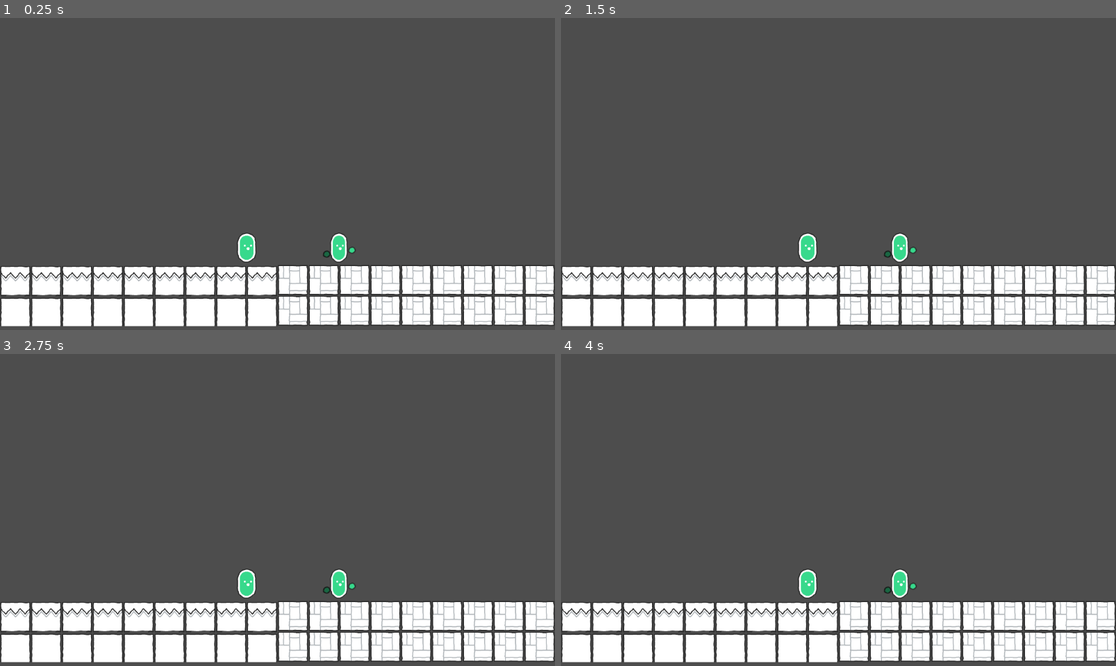
Above: before the commit, frames 1-4 (two rows, left to right).
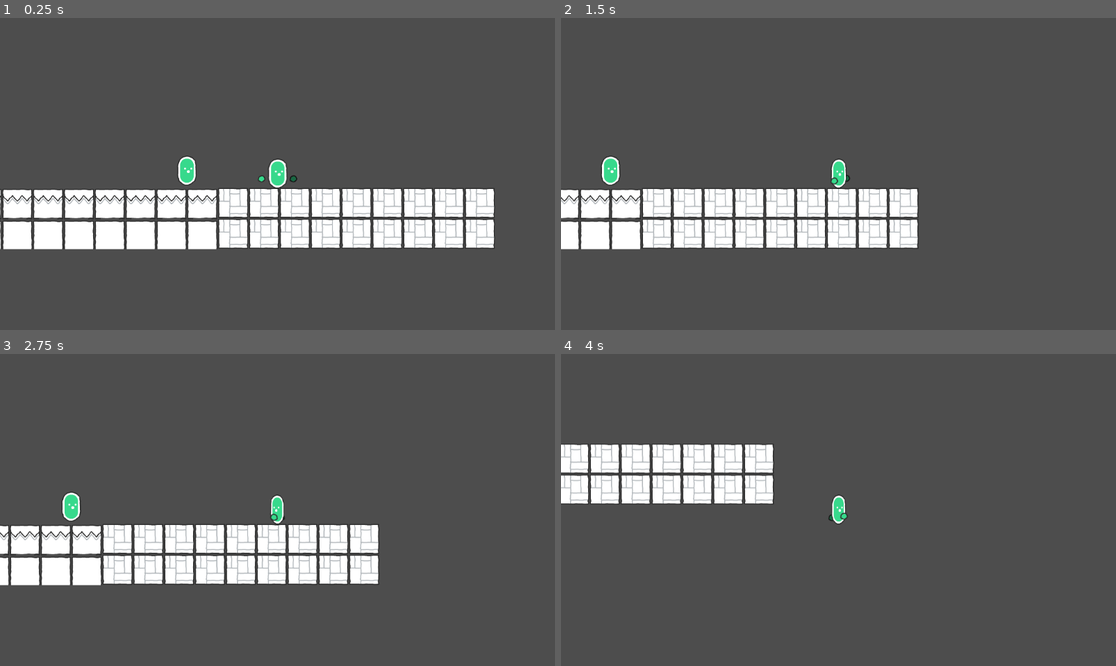
Above: after the commit, the same moments.

Repository: kung-fu-mari/collab_test
Game: Godot game, scene res://AnimationPlayerTest.tscn
The game is run twice, just before and just after one commit, with the same random seed, the same clock (stepped at 60 frames per second) and the same inputs.
Inputs:
- Up to frame 1 (0.25 s): no input
- Up to frame 2 (1.5 s): tap Enter at 0.5 s; hold D (right, bound only after the commit) from 0.53 s (still down); tap W (up, bound only after the commit) at 0.6, 0.77, 1.07, 1.35 s
- Up to frame 3 (2.75 s): tap W (up, bound only after the commit) at 1.52, 1.82, 2.1 s; release D (right, bound only after the commit) at 2.03 s; hold A (left, bound only after the commit) from 2.03 s (still down)
- Up to frame 4 (4 s): release A (left, bound only after the commit) at 2.78 s; hold D (right, bound only after the commit) from 2.78 s (still down); tap W (up, bound only after the commit) at 2.85, 3.02, 3.32, 3.6, 3.77 s

The runs differ from the first frame. In frame 1, 34% of the frame differs, in the area x 0-100%, y 44-99%; in frame 2, 30%; in frame 3, 30%; in frame 4, 25%.

Commit message:
add basic movement and anim to player

Diff:
--- a/AnimationPlayerTest.tscn
+++ b/AnimationPlayerTest.tscn
@@ -175,7 +175,9 @@
 0:7/0 = 0
 1:7/0 = 0
 2:7/0 = 0
+2:7/0/physics_layer_0/polygon_0/points = PackedVector2Array(-32, -32, 32, -32, 32, 32, -32, 32)
 3:7/0 = 0
+3:7/0/physics_layer_0/polygon_0/points = PackedVector2Array(-32, -32, 32, -32, 32, 32, -32, 32)
 4:7/0 = 0
 5:7/0 = 0
 6:7/0 = 0
@@ -215,6 +217,7 @@
 
 [sub_resource type="TileSet" id="TileSet_r3y5b"]
 tile_size = Vector2i(64, 64)
+physics_layer_0/collision_layer = 1
 sources/0 = SubResource("TileSetAtlasSource_0eagq")
 
 [node name="Main" type="Node2D"]
@@ -232,6 +235,7 @@
 speed_scale = 0.746
 
 [node name="BeanHands" parent="." instance=ExtResource("2_ulds4")]
+position = Vector2(700, 478)
 
 [node name="TileMapLayer" type="TileMapLayer" parent="."]
 tile_map_data = PackedByteArray("AAAAAAgAAAADAAcAAAABAAgAAAADAAcAAAACAAgAAAADAAcAAAADAAgAAAADAAcAAAAEAAgAAAADAAcAAAAFAA …(496 unchanged characters)…
--- a/Scenes/Player.tscn
+++ b/Scenes/Player.tscn
@@ -1,7 +1,12 @@
-[gd_scene load_steps=6 format=3 uid="uid://cgd31hrfo382p"]
+[gd_scene load_steps=8 format=3 uid="uid://cgd31hrfo382p"]
 
+[ext_resource type="Script" path="res://Scripts/Player/Player.gd" id="1_5q1ek"]
 [ext_resource type="Texture2D" uid="uid://b0pa4o86nlq7c" path="res://scribble/PNG/Default/character_handGreen.png" id="1_lbe2p"]
 [ext_resource type="Texture2D" uid="uid://dsls1ivjrksm7" path="res://scribble/PNG/Default/character_roundGreen.png" id="2_txsri"]
+
+[sub_resource type="CapsuleShape2D" id="CapsuleShape2D_ufpgo"]
+radius = 14.0
+height = 56.0
 
 [sub_resource type="Animation" id="Animation_tefw2"]
 resource_name = "RESET"
@@ -9,7 +14,7 @@
 tracks/0/type = "value"
 tracks/0/imported = false
 tracks/0/enabled = true
-tracks/0/path = NodePath("BodySprite:scale")
+tracks/0/path = NodePath("SpriteContainer/BodySprite:scale")
 tracks/0/interp = 1
 tracks/0/loop_wrap = true
 tracks/0/keys = {
@@ -21,7 +26,7 @@
 tracks/1/type = "value"
 tracks/1/imported = false
 tracks/1/enabled = true
-tracks/1/path = NodePath("RightHandSprite:position")
+tracks/1/path = NodePath("SpriteContainer/RightHandSprite:position")
 tracks/1/interp = 1
 tracks/1/loop_wrap = true
 tracks/1/keys = {
@@ -33,7 +38,7 @@
 tracks/2/type = "value"
 tracks/2/imported = false
 tracks/2/enabled = true
-tracks/2/path = NodePath("LeftHandSprite:position")
+tracks/2/path = NodePath("SpriteContainer/LeftHandSprite:position")
 tracks/2/interp = 1
 tracks/2/loop_wrap = true
 tracks/2/keys = {
@@ -51,7 +56,7 @@
 tracks/0/type = "value"
 tracks/0/imported = false
 tracks/0/enabled = true
-tracks/0/path = NodePath("BodySprite:scale")
+tracks/0/path = NodePath("SpriteContainer/BodySprite:scale")
 tracks/0/interp = 1
 tracks/0/loop_wrap = true
 tracks/0/keys = {
@@ -63,7 +68,7 @@
 tracks/1/type = "value"
 tracks/1/imported = false
 tracks/1/enabled = true
-tracks/1/path = NodePath("RightHandSprite:position")
+tracks/1/path = NodePath("SpriteContainer/RightHandSprite:position")
 tracks/1/interp = 1
 tracks/1/loop_wrap = true
 tracks/1/keys = {
@@ -75,7 +80,7 @@
 tracks/2/type = "value"
 tracks/2/imported = false
 tracks/2/enabled = true
-tracks/2/path = NodePath("LeftHandSprite:position")
+tracks/2/path = NodePath("SpriteContainer/LeftHandSprite:position")
 tracks/2/interp = 1
 tracks/2/loop_wrap = true
 tracks/2/keys = {
@@ -91,24 +96,30 @@
 "run": SubResource("Animation_4h225")
 }
 
-[node name="BeanHands" type="Node2D"]
-position = Vector2(703, 478)
+[node name="BeanHands" type="CharacterBody2D"]
+script = ExtResource("1_5q1ek")
 
-[node name="LeftHandSprite" type="Sprite2D" parent="."]
-modulate = Color(0.476578, 0.476578, 0.476578, 1)
-position = Vector2(-24.8324, 12.3892)
-texture = ExtResource("1_lbe2p")
-
-[node name="BodySprite" type="Sprite2D" parent="."]
-position = Vector2(0.500035, 0)
-scale = Vector2(0.900064, 1)
-texture = ExtResource("2_txsri")
-
-[node name="RightHandSprite" type="Sprite2D" parent="."]
-position = Vector2(27.5687, 4.30916)
-texture = ExtResource("1_lbe2p")
+[node name="CollisionShape2D" type="CollisionShape2D" parent="."]
+shape = SubResource("CapsuleShape2D_ufpgo")
 
 [node name="AnimationPlayer" type="AnimationPlayer" parent="."]
 libraries = {
 "": SubResource("AnimationLibrary_xo7ga")
 }
+
+[node name="SpriteContainer" type="Sprite2D" parent="."]
+
+[node name="LeftHandSprite" type="Sprite2D" parent="SpriteContainer"]
+modulate = Color(0.476578, 0.476578, 0.476578, 1)
+position = Vector2(33, 10)
+texture = ExtResource("1_lbe2p")
+
+[node name="BodySprite" type="Sprite2D" parent="SpriteContainer"]
+position = Vector2(0.500035, 0)
+texture = ExtResource("2_txsri")
+
+[node name="RightHandSprite" type="Sprite2D" parent="SpriteContainer"]
+position = Vector2(-33, 10)
+texture = ExtResource("1_lbe2p")
+
+[node name="Camera2D" type="Camera2D" parent="."]
--- /dev/null
+++ b/Scripts/Player/Player.gd
@@ -0,0 +1,42 @@
+extends CharacterBody2D
+
+@onready var anim_player = $AnimationPlayer
+
+const SPEED = 300.0
+const JUMP_VELOCITY = -400.0
+
+# these two variables help stop
+# the animation player from restarting the run anim every physics frame
+# which causes mr bean to only do the first half of run anim
+var running = false
+var already_running = false
+
+func _physics_process(delta: float) -> void:
+	# Add the gravity.
+	if not is_on_floor():
+		velocity += get_gravity() * delta
+
+	# Handle jump.
+	if Input.is_action_just_pressed("up") and is_on_floor():
+		velocity.y = JUMP_VELOCITY
+
+	# Get the input direction and handle the movement/deceleration.
+	# As good practice, you should replace UI actions with custom gameplay actions.
+	var direction := Input.get_axis("left", "right")
+	if direction:
+		running = true
+		if direction < 0:
+			$SpriteContainer.scale.x = -1
+		else:
+			$SpriteContainer.scale.x = 1
+		velocity.x = direction * SPEED
+	else:
+		anim_player.pause()
+		running = false
+		already_running = false
+		velocity.x = move_toward(velocity.x, 0, SPEED)
+
+	if running == true and already_running == false:
+		already_running = true
+		anim_player.play('run')
+	move_and_slide()
--- a/project.godot
+++ b/project.godot
@@ -15,6 +15,39 @@
 config/features=PackedStringArray("4.3", "Forward Plus")
 config/icon="res://icon.svg"
 
+[input]
+
+up={
+"deadzone": 0.5,
+"events": [Object(InputEventKey,"resource_local_to_scene":false,"resource_name":"","device":-1,"window_id":0,"alt_pressed":false,"shift_pressed":false,"ctrl_pressed":false,"meta_pressed":false,"pressed":false,"keycode":0,"physical_keycode":87,"key_label":0,"unicode":119,"location":0,"echo":false,"script":null)
+, Object(InputEventKey,"resource_local_to_scene":false,"resource_name":"","device":-1,"window_id":0,"alt_pressed":false,"shift_pressed":false,"ctrl_pressed":false,"meta_pressed":false,"pressed":false,"keycode":0,"physical_keycode":4194320,"key_label":0,"unicode":0,"location":0,"echo":false,"script":null)
+]
+}
+down={
+"deadzone": 0.5,
+"events": [Object(InputEventKey,"resource_local_to_scene":false,"resource_name":"","device":-1,"window_id":0,"alt_pressed":false,"shift_pressed":false,"ctrl_pressed":false,"meta_pressed":false,"pressed":false,"keycode":0,"physical_keycode":83,"key_label":0,"unicode":115,"location":0,"echo":false,"script":null)
+, Object(InputEventKey,"resource_local_to_scene":false,"resource_name":"","device":-1,"window_id":0,"alt_pressed":false,"shift_pressed":false,"ctrl_pressed":false,"meta_pressed":false,"pressed":false,"keycode":0,"physical_keycode":4194322,"key_label":0,"unicode":0,"location":0,"echo":false,"script":null)
+]
+}
+left={
+"deadzone": 0.5,
+"events": [Object(InputEventKey,"resource_local_to_scene":false,"resource_name":"","device":-1,"window_id":0,"alt_pressed":false,"shift_pressed":false,"ctrl_pressed":false,"meta_pressed":false,"pressed":false,"keycode":0,"physical_keycode":65,"key_label":0,"unicode":97,"location":0,"echo":false,"script":null)
+, Object(InputEventKey,"resource_local_to_scene":false,"resource_name":"","device":-1,"window_id":0,"alt_pressed":false,"shift_pressed":false,"ctrl_pressed":false,"meta_pressed":false,"pressed":false,"keycode":0,"physical_keycode":4194319,"key_label":0,"unicode":0,"location":0,"echo":false,"script":null)
+]
+}
+right={
+"deadzone": 0.5,
+"events": [Object(InputEventKey,"resource_local_to_scene":false,"resource_name":"","device":-1,"window_id":0,"alt_pressed":false,"shift_pressed":false,"ctrl_pressed":false,"meta_pressed":false,"pressed":false,"keycode":0,"physical_keycode":68,"key_label":0,"unicode":100,"location":0,"echo":false,"script":null)
+, Object(InputEventKey,"resource_local_to_scene":false,"resource_name":"","device":-1,"window_id":0,"alt_pressed":false,"shift_pressed":false,"ctrl_pressed":false,"meta_pressed":false,"pressed":false,"keycode":0,"physical_keycode":4194321,"key_label":0,"unicode":0,"location":0,"echo":false,"script":null)
+]
+}
+attack={
+"deadzone": 0.5,
+"events": [Object(InputEventKey,"resource_local_to_scene":false,"resource_name":"","device":-1,"window_id":0,"alt_pressed":false,"shift_pressed":false,"ctrl_pressed":false,"meta_pressed":false,"pressed":false,"keycode":0,"physical_keycode":32,"key_label":0,"unicode":32,"location":0,"echo":false,"script":null)
+, Object(InputEventKey,"resource_local_to_scene":false,"resource_name":"","device":-1,"window_id":0,"alt_pressed":false,"shift_pressed":false,"ctrl_pressed":false,"meta_pressed":false,"pressed":false,"keycode":0,"physical_keycode":4194309,"key_label":0,"unicode":0,"location":0,"echo":false,"script":null)
+]
+}
+
 [rendering]
 
 renderer/rendering_method="gl_compatibility"
